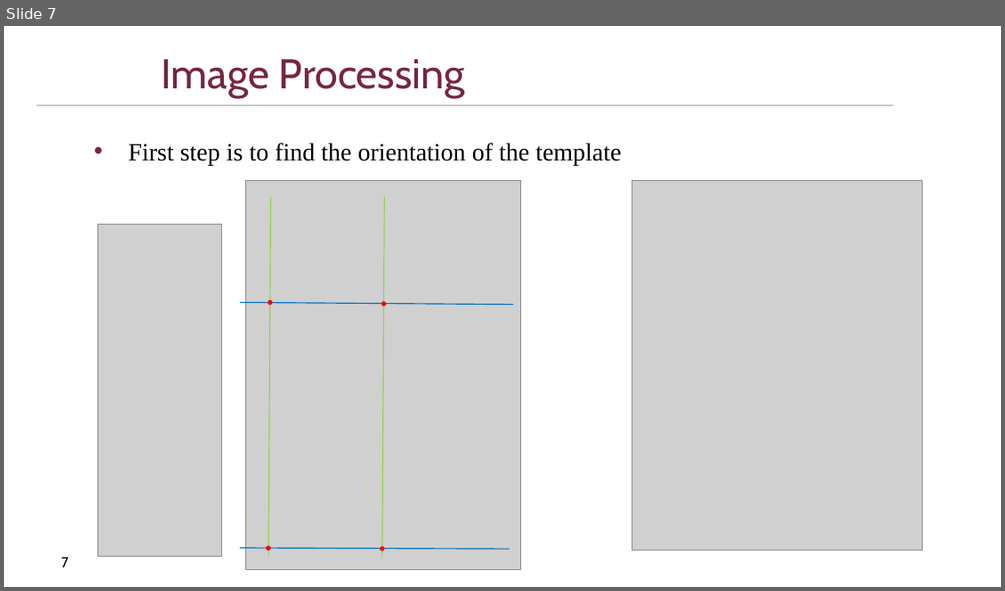
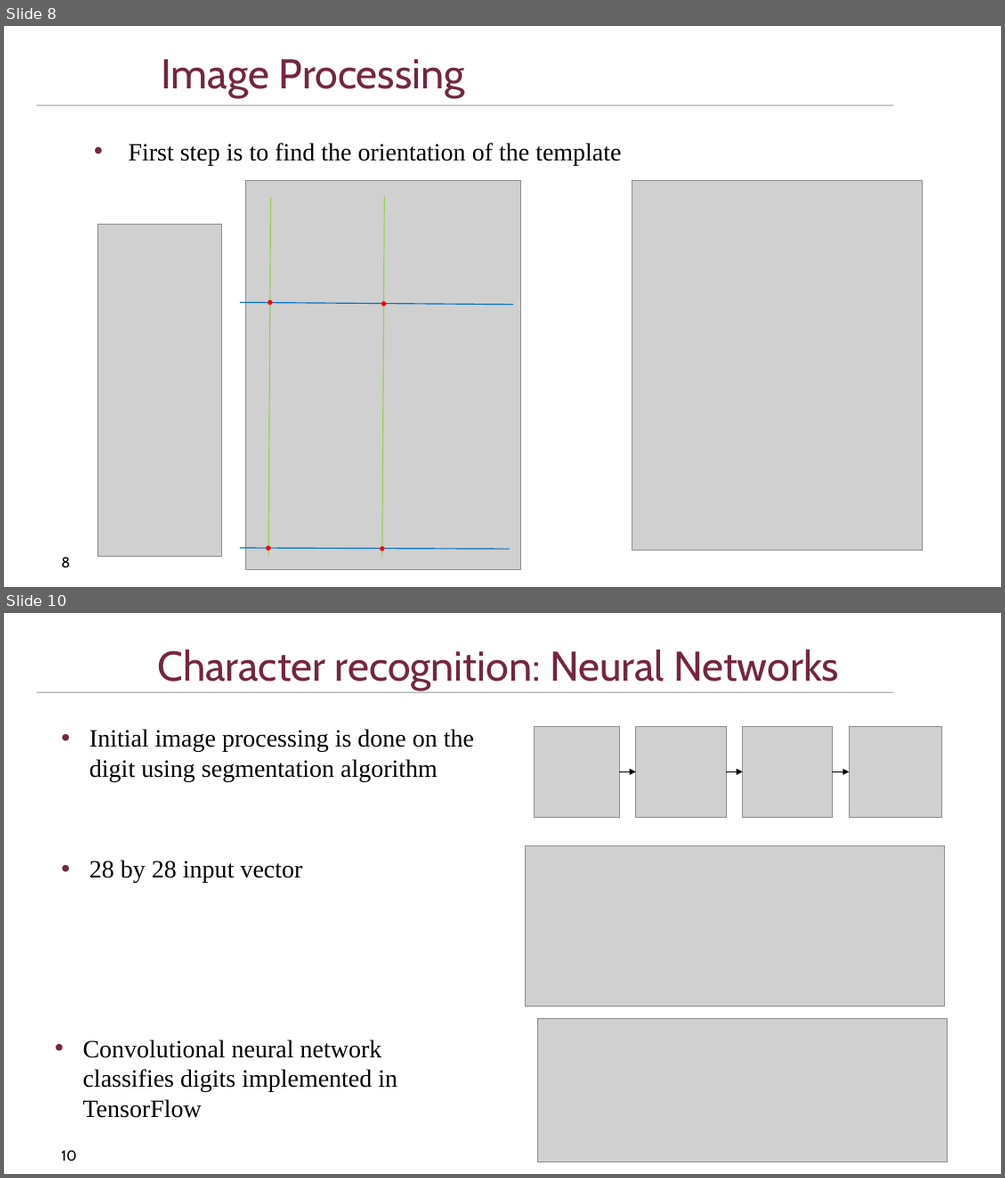
Before and after one commit to DriesSmit/SkripsieReport, a slide deck: OralExamination/SkripsieOral_APSmit.pptx. Shown one above the other, each under a label of ours: slide 7 before the commit, slides 8 and 10 after it; the slides between them are not shown. The pictures are 1005x591 and 1005x1178 pixels, drawn with LibreOffice and Linux fonts; fonts in the diff are those of the drawing; grey boxes stand for pictures; background and template pictures are left out. Boxes give left, top, right and bottom in pixels: in the first picture for what was removed or moved away, otherwise in the second. Text is boxed around its words. In the diff, an @@ line names an element or a change of style, - is before the commit and + after.

Commit message:
Neural Network added.

```diff
--- a/OralExamination/SkripsieOral_APSmit.pptx
+++ b/OralExamination/SkripsieOral_APSmit.pptx
@@ slide 10 added at bbox=[4, 613, 1001, 1174], background #FFFFFF; not listed: 1 template element that a slide beside it also shows @@
@@ title added at bbox=[158, 649, 839, 690], 40 pt, text #75263D @@
+Character recognition: Neural Networks
@@ text added at bbox=[89, 729, 474, 781], 24 pt, text #000000 @@
+• Initial image processing is done on the digit using segmentation algorithm
@@ group added at bbox=[534, 727, 942, 817]: 4 pictures, 3 arrows @@
@@ picture added at bbox=[526, 845, 945, 1006] @@
@@ text added at bbox=[89, 860, 303, 883], 24 pt, text #000000 @@
+• 28 by 28 input vector
@@ text added at bbox=[83, 1039, 397, 1118], 24 pt, text #000000 @@
+• Convolutional neural network classifies digits implemented in TensorFlow
@@ picture added at bbox=[538, 1018, 947, 1163] @@
@@ page number added at bbox=[61, 1150, 76, 1160], 14 pt, text #000000 @@
+10
@@ what was slide 7 is now slide 8 @@
@@ page number at bbox=[61, 556, 70, 567]: text changed @@
-7
+8
```
Also in this commit, not shown: 3 slides changed, 2 other slides added, 2 slides removed.
